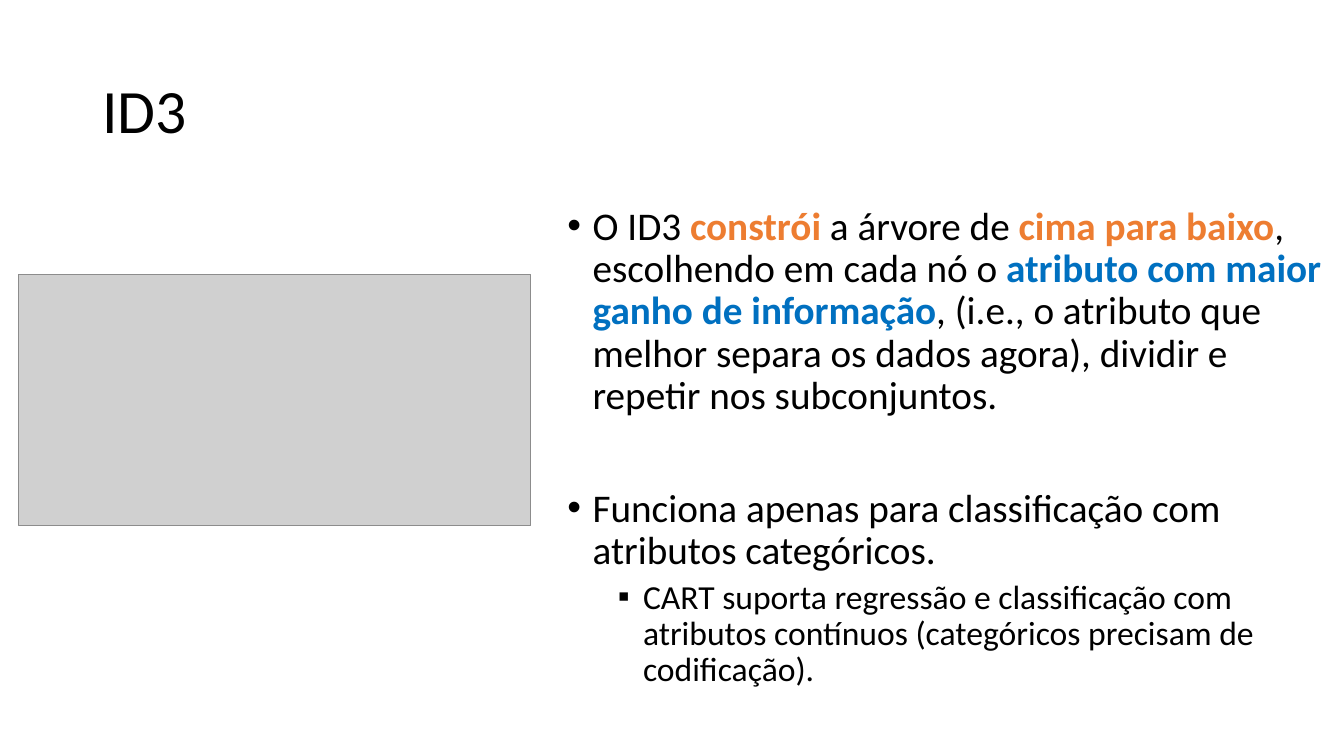
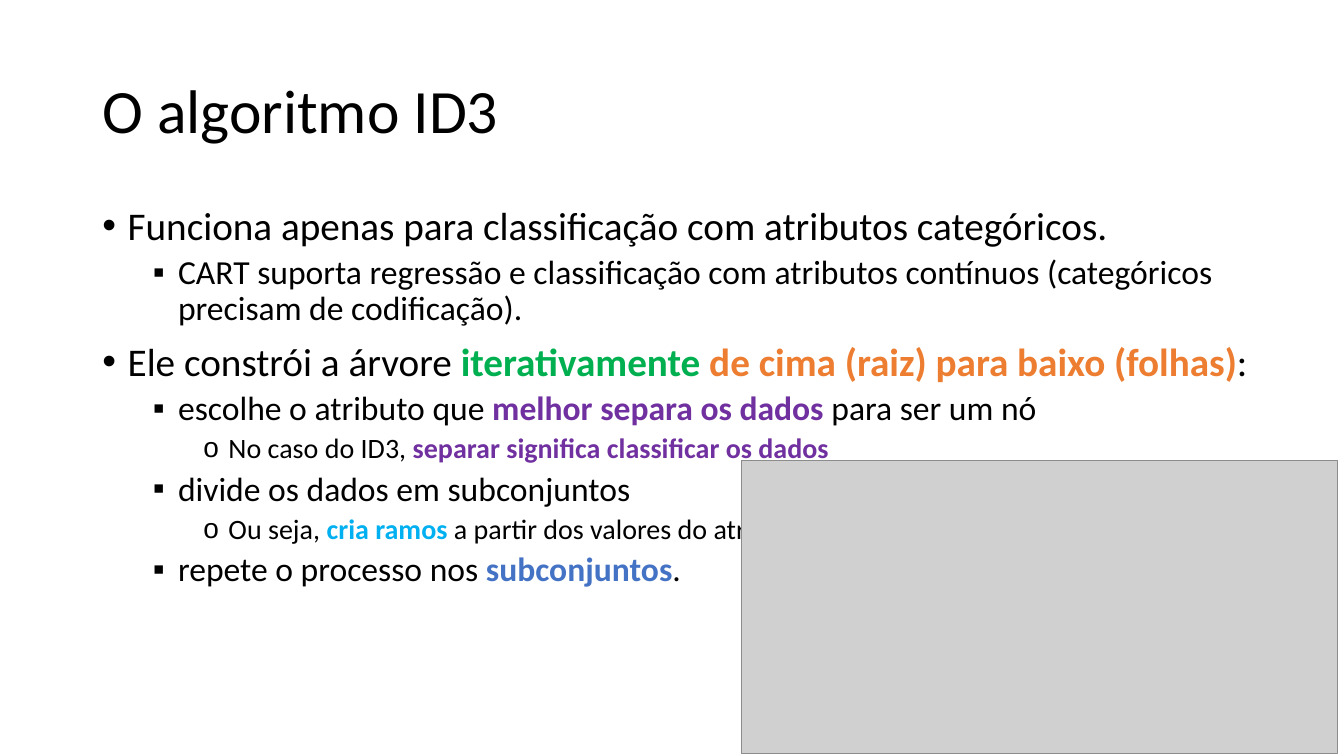
Before and after one commit to zz4fap/c24_inteligencia_artificial, a slide deck: slide 15 of slides/C24_Árvores_de_decisão.pptx (slide 18 before the commit). Drawn at 1344x756 pixels with LibreOffice and Linux fonts; fonts in the diff are those of the drawing; grey boxes stand for pictures. Boxes give left, top, right and bottom in pixels: in the first picture for what was removed or moved away, otherwise in the second. Text is boxed around its words. In the diff, an @@ line names an element or a change of style, - is before the commit and + after.

```diff
--- a/slides/C24_Árvores_de_decisão.pptx
+++ b/slides/C24_Árvores_de_decisão.pptx
@@ title at <box>102,90,499,144</box>: text changed @@
-ID3
+O algoritmo ID3
@@ text added at <box>128,212,1247,587</box>, 24 pt, text #000000 @@
+• Funciona apenas para classificação com atributos categóricos.
+  ▪ CART suporta regressão e classificação com atributos contínuos (categóricos precisam de codificação).
+• Ele constrói a árvore iterativamente de cima (raiz) para baixo (folhas):
+  ▪ escolhe o atributo que melhor separa os dados para ser um nó
+    o No caso do ID3, separar significa classificar os dados
+  ▪ divide os dados em subconjuntos
+    o Ou seja, cria ramos a partir dos valores do atributo
+  ▪ repete o processo nos subconjuntos.
@@ text removed at <box>593,212,1321,687</box> @@
-• O ID3 constrói a árvore de cima para baixo, escolhendo em cada nó o atributo com maior ganho de informação, (i.e., o atributo que melhor separa os dados agora), dividir e repetir nos subconjuntos.
-• Funciona apenas para classificação com atributos categóricos.
-  ▪ CART suporta regressão e classificação com atributos contínuos (categóricos precisam de codificação).
@@ picture: place and size @@
-picture at <box>19,274,531,526</box>
+picture at <box>742,461,1339,754</box>
```
Also in this commit, not shown: 15 other slides changed, 2 slides added, 11 slides removed.
